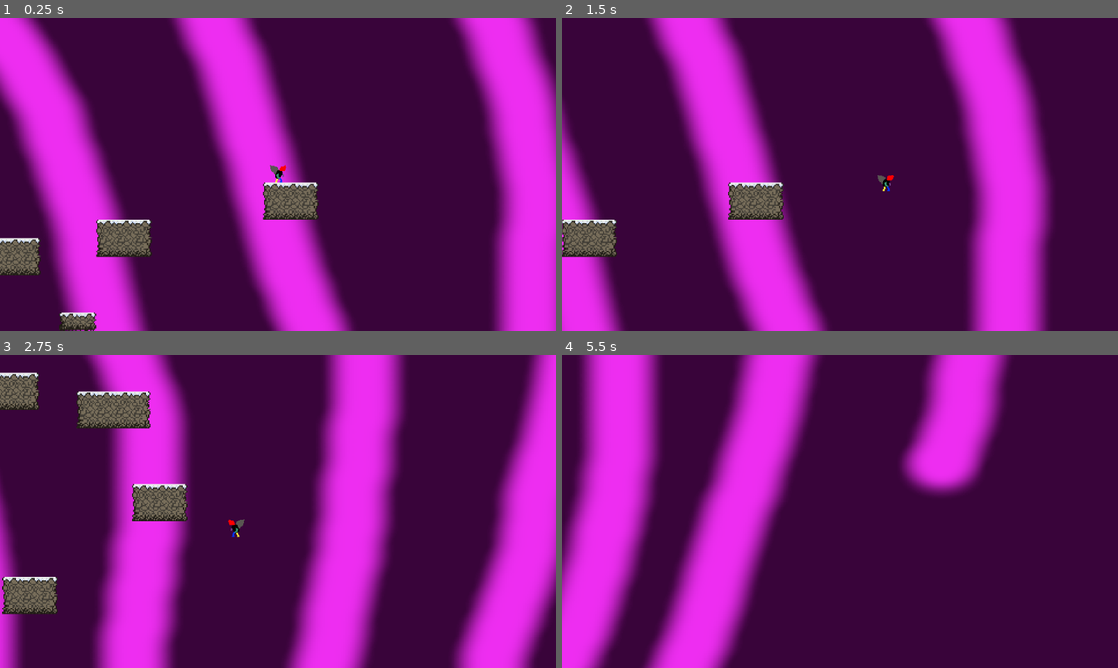
Above: before the commit, frames 1-4 (two rows, left to right).
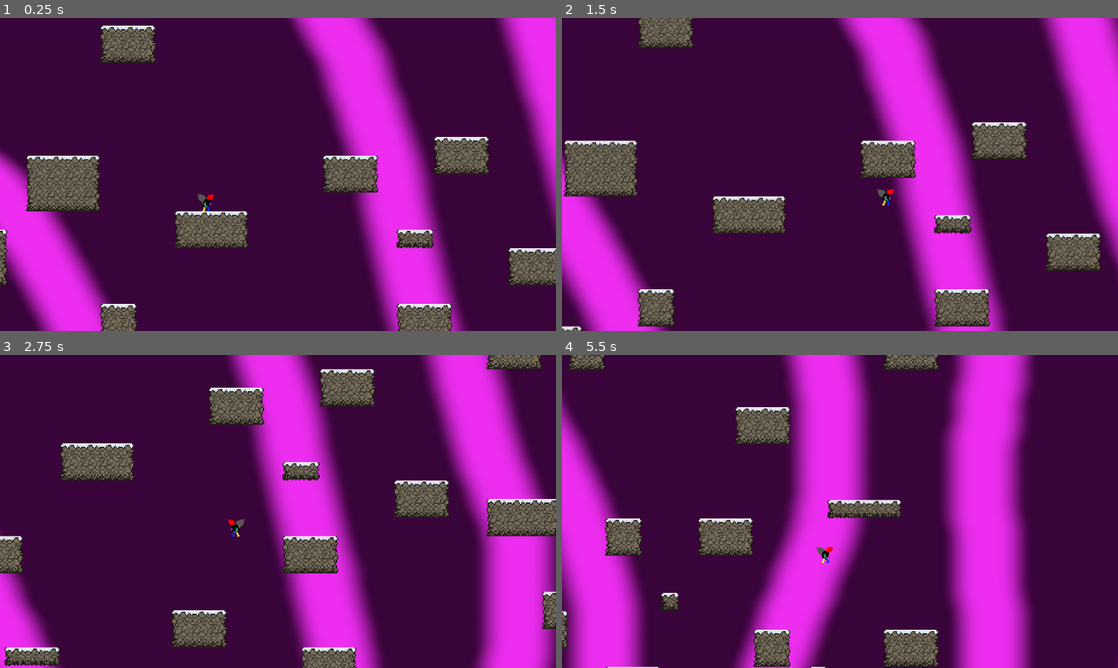
Above: after the commit, the same moments.

Repository: decimatedTomato/GMTK2025
Game: Godot game, scene res://scenes/level.tscn
The game is run twice, just before and just after one commit, with the same random seed, the same clock (stepped at 60 frames per second) and the same inputs.
Inputs:
- Up to frame 1 (0.25 s): no input
- Up to frame 2 (1.5 s): tap Enter (ui_accept) at 0.5 s; hold Right (move_right) from 0.53 s (still down); tap Ctrl (dash) at 0.6 s; tap Space (jump) at 0.77 s; tap Shift (run) at 1.35 s
- Up to frame 3 (2.75 s): tap Space (jump) at 1.52 s; release Right (move_right) at 2.03 s; hold Left (move_left) from 2.03 s (still down); tap Ctrl (dash) at 2.1 s
- Up to frame 4 (5.5 s): release Left (move_left) at 2.78 s; hold Right (move_right) 2.78-4.28 s; tap Shift (run) at 2.85, 4.35 s; tap Space (jump) at 3.02, 3.77, 4.52 s; tap Ctrl (dash) at 3.6, 5.1 s; hold Left (move_left) 4.28-5.03 s; hold Right (move_right) from 5.03 s (still down)

The runs differ from the first frame. In frame 1, 63% of the frame differs, in the area x 0-100%, y 0-100%; in frame 2, 57%; in frame 3, 58%; in frame 4, 58%.

Commit message:
Added shadow functionality to main level, moved useful scripts out of Vince folders

Diff:
--- a/scenes/Player.tscn
+++ b/scenes/Player.tscn
@@ -44,6 +44,8 @@
 }]
 
 [node name="Player" type="CharacterBody2D"]
+collision_layer = 3
+collision_mask = 3
 script = ExtResource("1_ws0vm")
 walk_speed = 150.0
 run_speed = 300.0
--- a/scenes/VinceScenes/VinceTestScene.tscn
+++ b/scenes/VinceTestScene.tscn
@@ -1,11 +1,11 @@
 [gd_scene load_steps=11 format=4 uid="uid://ruvc0jloqiwp"]
 
-[ext_resource type="Script" uid="uid://cr0h06xsruoou" path="res://scripts/VinceScripts/main.gd" id="1_0wfyh"]
+[ext_resource type="Script" uid="uid://cr0h06xsruoou" path="res://scripts/main.gd" id="1_0wfyh"]
 [ext_resource type="PackedScene" uid="uid://cvkdj4nek1ceh" path="res://scenes/Player.tscn" id="2_0clep"]
-[ext_resource type="PackedScene" uid="uid://dma4dkw1hqb5l" path="res://scenes/VinceScenes/shadow.tscn" id="2_yynel"]
-[ext_resource type="PackedScene" uid="uid://76m8ch5ccxjm" path="res://scenes/VinceScenes/endLocation.tscn" id="5_pqswy"]
-[ext_resource type="PackedScene" uid="uid://b6kjojknc3e4o" path="res://scenes/VinceScenes/spawn_manager.tscn" id="6_0clep"]
-[ext_resource type="PackedScene" uid="uid://bxl32fykpy3ii" path="res://scenes/VinceScenes/spawn_point.tscn" id="7_ogvv1"]
+[ext_resource type="PackedScene" uid="uid://dma4dkw1hqb5l" path="res://scenes/shadow.tscn" id="2_yynel"]
+[ext_resource type="PackedScene" uid="uid://76m8ch5ccxjm" path="res://scenes/endLocation.tscn" id="5_pqswy"]
+[ext_resource type="PackedScene" uid="uid://b6kjojknc3e4o" path="res://scenes/spawn_manager.tscn" id="6_0clep"]
+[ext_resource type="PackedScene" uid="uid://bxl32fykpy3ii" path="res://scenes/spawn_point.tscn" id="7_ogvv1"]
 [ext_resource type="PackedScene" uid="uid://brvt1ey3jp0i0" path="res://scenes/deathBox.tscn" id="7_yynel"]
 [ext_resource type="Texture2D" uid="uid://celww7vgvghtf" path="res://assets/cave tileset.png" id="8_yynel"]
 
@@ -181,8 +181,6 @@
 
 [node name="Player" parent="." instance=ExtResource("2_0clep")]
 position = Vector2(20, 100)
-collision_layer = 3
-collision_mask = 3
 
 [node name="ShadowPositionTimer" type="Timer" parent="."]
 wait_time = 0.05
@@ -190,8 +188,6 @@
 
 [node name="endLocation" parent="." instance=ExtResource("5_pqswy")]
 position = Vector2(194, 90)
-collision_layer = 2
-collision_mask = 2
 
 [node name="SpawnManager" parent="." instance=ExtResource("6_0clep")]
 
--- a/scenes/VinceScenes/endLocation.tscn
+++ b/scenes/endLocation.tscn
@@ -1,6 +1,6 @@
 [gd_scene load_steps=6 format=3 uid="uid://76m8ch5ccxjm"]
 
-[ext_resource type="Script" uid="uid://dhkmgjxjx6fy7" path="res://scripts/VinceScripts/end_location.gd" id="1_1sf0g"]
+[ext_resource type="Script" uid="uid://dhkmgjxjx6fy7" path="res://scripts/end_location.gd" id="1_1sf0g"]
 [ext_resource type="Texture2D" uid="uid://c078vjxap4eqk" path="res://art/Temporary/enemyFlyingAlt_1.png" id="1_xjvro"]
 [ext_resource type="Texture2D" uid="uid://44t6pw60k8c7" path="res://art/Temporary/enemyFlyingAlt_2.png" id="2_1sf0g"]
 
@@ -23,6 +23,8 @@
 height = 126.0
 
 [node name="endLocation" type="Area2D"]
+collision_layer = 2
+collision_mask = 2
 script = ExtResource("1_1sf0g")
 
 [node name="AnimatedSprite2D" type="AnimatedSprite2D" parent="."]
--- a/scenes/level.gd
+++ /dev/null
@@ -1,13 +0,0 @@
-extends Node2D
-
-
-# Called when the node enters the scene tree for the first time.
-func _ready() -> void:
-	pass # Replace with function body.
-
-# Called every frame. 'delta' is the elapsed time since the previous frame.
-func _process(delta: float) -> void:
-	pass
-
-func _on_player_hit() -> void:
-	print("game should end")
--- a/scenes/level.tscn
+++ b/scenes/level.tscn
@@ -1,11 +1,15 @@
-[gd_scene load_steps=11 format=4 uid="uid://sgaqo3xd50ep"]
+[gd_scene load_steps=15 format=4 uid="uid://sgaqo3xd50ep"]
 
 [ext_resource type="Texture2D" uid="uid://dp4nuwh2k2go3" path="res://assets/tempTilemap.png" id="1_2q6dc"]
-[ext_resource type="Script" uid="uid://iojnrdjclb0m" path="res://scenes/level.gd" id="1_ppgk2"]
+[ext_resource type="Script" uid="uid://cr0h06xsruoou" path="res://scripts/main.gd" id="1_2r41h"]
 [ext_resource type="Texture2D" uid="uid://bxio8fpvvjg3v" path="res://assets/background_temp.png" id="2_2r41h"]
-[ext_resource type="PackedScene" uid="uid://c4k53ba58itnm" path="res://scenes/Player.tscn" id="2_w7c3h"]
+[ext_resource type="PackedScene" uid="uid://dma4dkw1hqb5l" path="res://scenes/shadow.tscn" id="2_klq6b"]
+[ext_resource type="PackedScene" uid="uid://cvkdj4nek1ceh" path="res://scenes/Player.tscn" id="2_w7c3h"]
 [ext_resource type="PackedScene" uid="uid://brvt1ey3jp0i0" path="res://scenes/deathBox.tscn" id="3_mx8sn"]
 [ext_resource type="Texture2D" uid="uid://celww7vgvghtf" path="res://assets/cave tileset.png" id="6_2r41h"]
+[ext_resource type="PackedScene" uid="uid://b6kjojknc3e4o" path="res://scenes/spawn_manager.tscn" id="8_8c41q"]
+[ext_resource type="PackedScene" uid="uid://bxl32fykpy3ii" path="res://scenes/spawn_point.tscn" id="9_olg7q"]
+[ext_resource type="PackedScene" uid="uid://76m8ch5ccxjm" path="res://scenes/endLocation.tscn" id="10_olg7q"]
 
 [sub_resource type="TileSetAtlasSource" id="TileSetAtlasSource_klq6b"]
 texture = ExtResource("6_2r41h")
@@ -233,8 +237,8 @@
 sources/0 = SubResource("TileSetAtlasSource_w7c3h")
 
 [node name="Level" type="Node2D"]
-position = Vector2(0, -195)
-script = ExtResource("1_ppgk2")
+script = ExtResource("1_2r41h")
+shadow_scene = ExtResource("2_klq6b")
 
 [node name="Parallax2D" type="Parallax2D" parent="."]
 scroll_scale = Vector2(0.9, 0.9)
@@ -266,4 +270,47 @@
 position = Vector2(-2445, 291)
 scale = Vector2(100, 1)
 
-[connection signal="hit" from="Player" to="." method="_on_player_hit"]
+[node name="ShadowPositionTimer" type="Timer" parent="."]
+wait_time = 0.05
+autostart = true
+
+[node name="SpawnManager" parent="." instance=ExtResource("8_8c41q")]
+
+[node name="SpawnPoint" parent="SpawnManager" instance=ExtResource("9_olg7q")]
+position = Vector2(747, -312)
+
+[node name="SpawnPoint6" parent="SpawnManager" instance=ExtResource("9_olg7q")]
+position = Vector2(592, -180)
+
+[node name="SpawnPoint7" parent="SpawnManager" instance=ExtResource("9_olg7q")]
+position = Vector2(502, -406)
+
+[node name="SpawnPoint8" parent="SpawnManager" instance=ExtResource("9_olg7q")]
+position = Vector2(558, -335)
+
+[node name="SpawnPoint9" parent="SpawnManager" instance=ExtResource("9_olg7q")]
+position = Vector2(476, -212)
+
+[node name="SpawnPoint10" parent="SpawnManager" instance=ExtResource("9_olg7q")]
+position = Vector2(379, -350)
+
+[node name="SpawnPoint11" parent="SpawnManager" instance=ExtResource("9_olg7q")]
+position = Vector2(748, -182)
+
+[node name="SpawnPoint2" parent="SpawnManager" instance=ExtResource("9_olg7q")]
+position = Vector2(743, -446)
+
+[node name="SpawnPoint3" parent="SpawnManager" instance=ExtResource("9_olg7q")]
+position = Vector2(666, -320)
+
+[node name="SpawnPoint4" parent="SpawnManager" instance=ExtResource("9_olg7q")]
+position = Vector2(600, -412)
+
+[node name="SpawnPoint5" parent="SpawnManager" instance=ExtResource("9_olg7q")]
+position = Vector2(568, -271)
+
+[node name="endLocation" parent="." instance=ExtResource("10_olg7q")]
+position = Vector2(3, -24)
+
+[connection signal="restart" from="Player" to="." method="_on_restart"]
+[connection signal="timeout" from="ShadowPositionTimer" to="Player" method="_on_shadow_position_timer_timeout"]
--- a/scenes/VinceScenes/shadow.tscn
+++ b/scenes/shadow.tscn
@@ -1,22 +1,22 @@
 [gd_scene load_steps=9 format=3 uid="uid://dma4dkw1hqb5l"]
 
-[ext_resource type="Script" uid="uid://pmie0ho4pf4b" path="res://scripts/VinceScripts/shadow.gd" id="1_j7tw7"]
-[ext_resource type="Texture2D" uid="uid://dht0y4klg3dsl" path="res://assets/scientist_idle.png" id="2_w4lvo"]
+[ext_resource type="Script" uid="uid://pmie0ho4pf4b" path="res://scripts/shadow.gd" id="1_jqplm"]
+[ext_resource type="Texture2D" uid="uid://dht0y4klg3dsl" path="res://assets/scientist_idle.png" id="2_bs2fw"]
 
 [sub_resource type="AtlasTexture" id="AtlasTexture_4vejd"]
-atlas = ExtResource("2_w4lvo")
+atlas = ExtResource("2_bs2fw")
 region = Rect2(0, 0, 32, 32)
 
 [sub_resource type="AtlasTexture" id="AtlasTexture_ws0vm"]
-atlas = ExtResource("2_w4lvo")
+atlas = ExtResource("2_bs2fw")
 region = Rect2(32, 0, 32, 32)
 
 [sub_resource type="AtlasTexture" id="AtlasTexture_rhr3r"]
-atlas = ExtResource("2_w4lvo")
+atlas = ExtResource("2_bs2fw")
 region = Rect2(64, 0, 32, 32)
 
 [sub_resource type="AtlasTexture" id="AtlasTexture_t53lx"]
-atlas = ExtResource("2_w4lvo")
+atlas = ExtResource("2_bs2fw")
 region = Rect2(96, 0, 32, 32)
 
 [sub_resource type="SpriteFrames" id="SpriteFrames_s0po5"]
@@ -45,7 +45,7 @@
 
 [node name="Shadow" type="Area2D" groups=["shadows"]]
 disable_mode = 2
-script = ExtResource("1_j7tw7")
+script = ExtResource("1_jqplm")
 metadata/_edit_group_ = true
 
 [node name="AnimatedSprite2D2" type="AnimatedSprite2D" parent="."]
--- a/scenes/VinceScenes/spawn_manager.tscn
+++ b/scenes/spawn_manager.tscn
@@ -1,6 +1,6 @@
 [gd_scene load_steps=2 format=3 uid="uid://b6kjojknc3e4o"]
 
-[ext_resource type="Script" uid="uid://bbm74n1d12hml" path="res://scripts/VinceScripts/spawn_manager.gd" id="1_lyd86"]
+[ext_resource type="Script" uid="uid://bbm74n1d12hml" path="res://scripts/spawn_manager.gd" id="1_lyd86"]
 
 [node name="SpawnManager" type="Node2D"]
 script = ExtResource("1_lyd86")
--- a/scripts/temp.gd
+++ /dev/null
@@ -1 +0,0 @@
-extends Node
Not shown, removed: scenes/level.gd.uid
Renamed: scenes/VinceScenes/spawn_point.tscn -> scenes/spawn_point.tscn
Renamed: scripts/VinceScripts/end_location.gd -> scripts/end_location.gd
Renamed: scripts/VinceScripts/end_location.gd.uid -> scripts/end_location.gd.uid
Renamed: scripts/VinceScripts/main.gd.uid -> scripts/main.gd.uid
Renamed: scripts/VinceScripts/shadow.gd -> scripts/shadow.gd
Renamed: scripts/VinceScripts/shadow.gd.uid -> scripts/shadow.gd.uid
Renamed: scripts/VinceScripts/spawn_manager.gd -> scripts/spawn_manager.gd
Renamed: scripts/VinceScripts/spawn_manager.gd.uid -> scripts/spawn_manager.gd.uid
Not shown, removed: scripts/temp.gd.uid
Not shown, removed: scenes/VinceScenes/VinceTestScene.tscn20561314332.tmp
